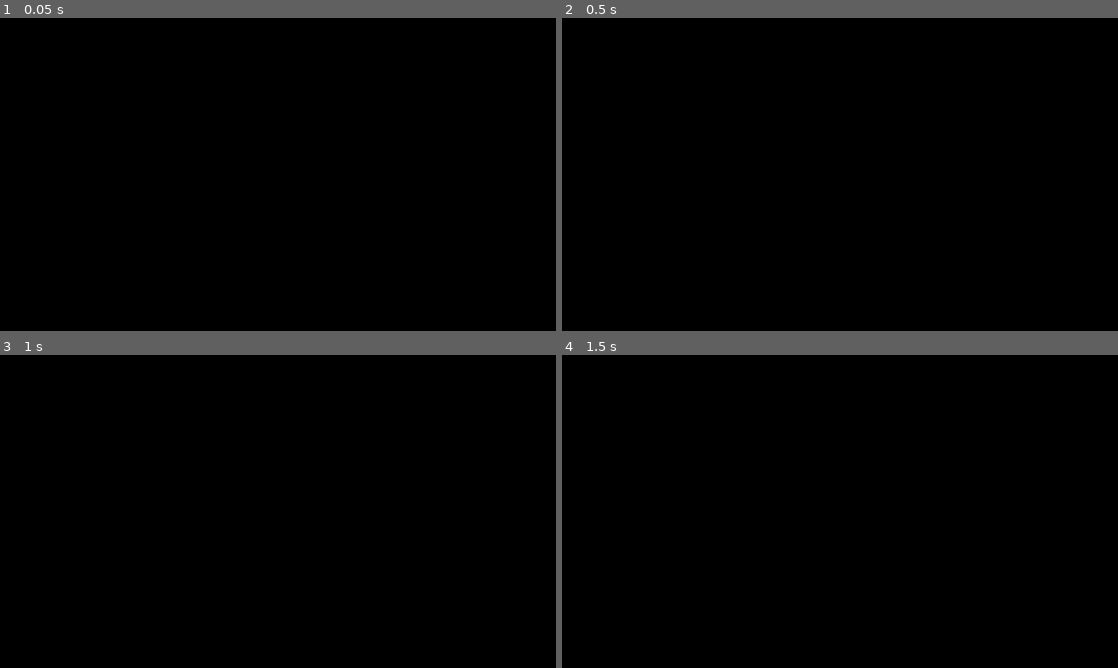
Above: before the commit, frames 1-4 (two rows, left to right).
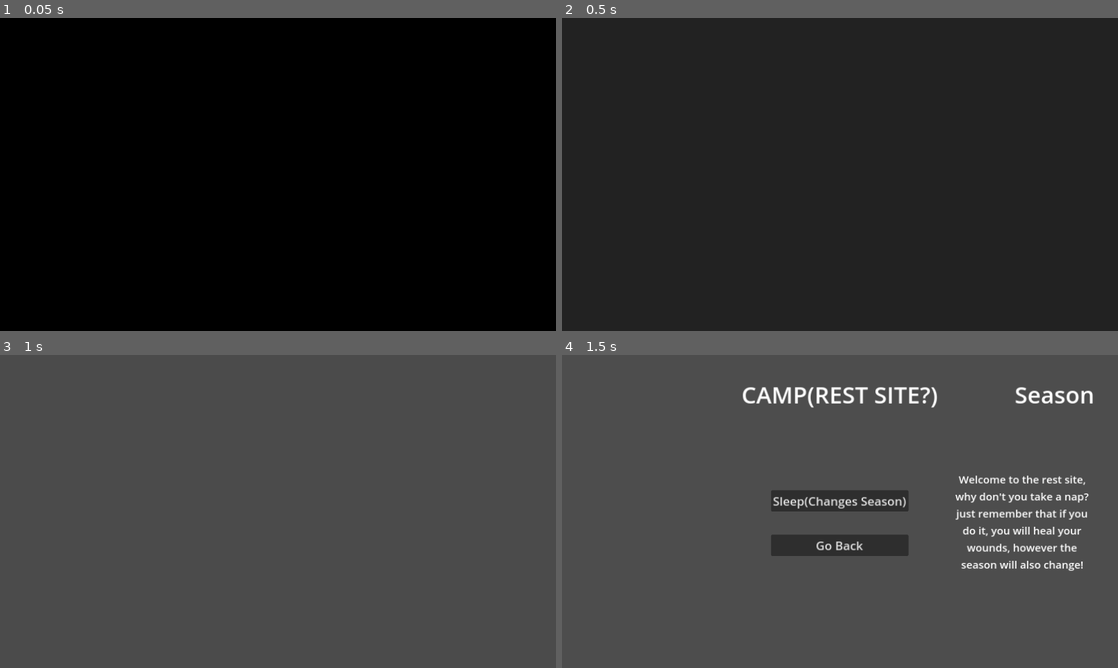
Above: after the commit, the same moments.

Repository: Where-is-my-input/Erratic-Seasons
Game: Godot game, scene res://game_scenes/Camp/camp_scene.tscn
Same seed, same stepped clock (60 frames per second), same inputs: the game is played once before the commit and once after it. This scene is started directly instead of the project's main scene.
Inputs:
- Up to frame 1 (0.05 s): no input
- Up to frame 2 (0.5 s): no input
- Up to frame 3 (1 s): hold D (right) from 0.53 s (still down)
- Up to frame 4 (1.5 s): release D (right) at 1.28 s; hold S (down) from 1.28 s (still down)

Frame 1 is identical in both runs. In frame 2, 100% of the frame differs, in the area x 0-100%, y 0-100%; in frame 3, 100%; in frame 4, 100%.
Error before the commit: Cannot call method 'play' on a null value. (res://game_scenes/Camp/camp_scene.gd:7)

Commit message:
fixing error

Diff:
--- a/game_scenes/Camp/camp_scene.gd
+++ b/game_scenes/Camp/camp_scene.gd
@@ -1,6 +1,6 @@
 extends Node2D
 
-@onready var transition: AnimationPlayer = $Transition
+@onready var transition: AnimationPlayer = $CampUI/Transition
 
 # Called when the node enters the scene tree for the first time.
 func _ready() -> void:
--- a/game_scenes/Camp/camp_scene.tscn
+++ b/game_scenes/Camp/camp_scene.tscn
@@ -84,6 +84,7 @@
 script = ExtResource("1_5txfa")
 
 [node name="CampUI" type="CanvasLayer" parent="."]
+visible = false
 
 [node name="MC" type="MarginContainer" parent="CampUI"]
 anchors_preset = 15
